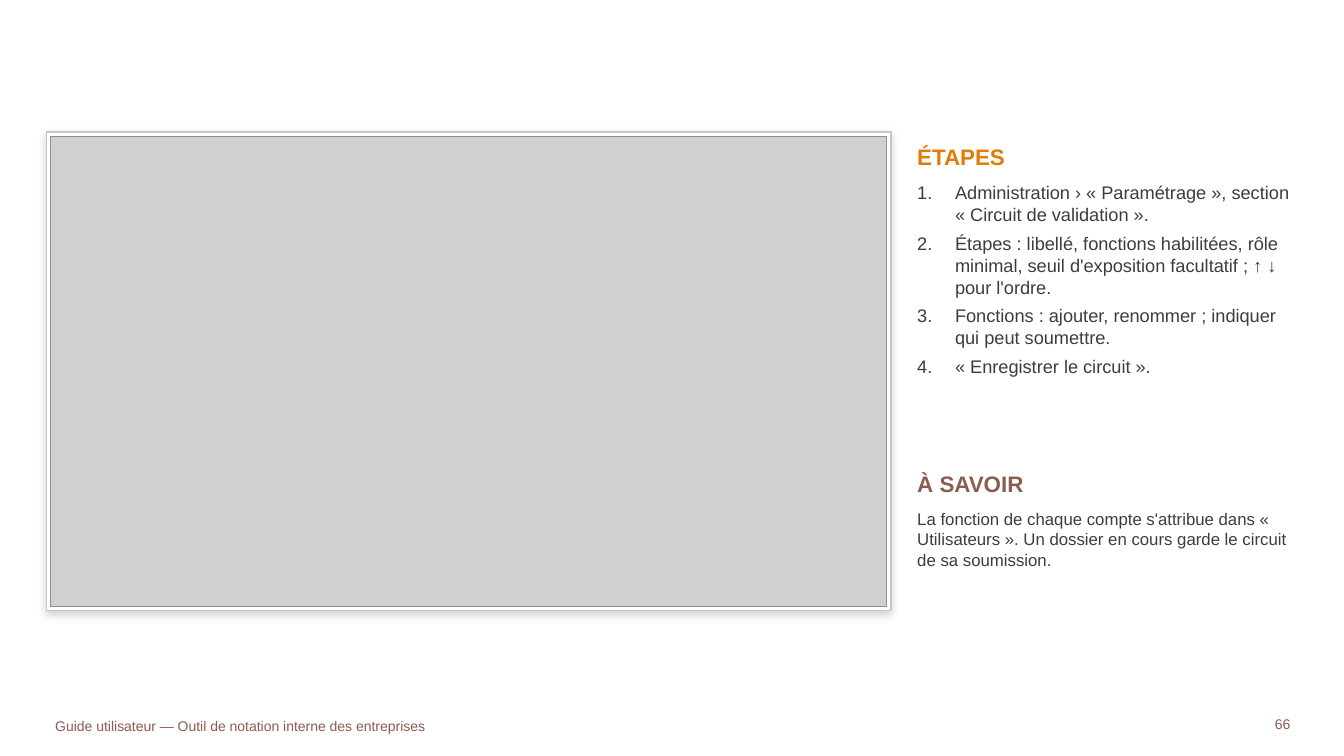
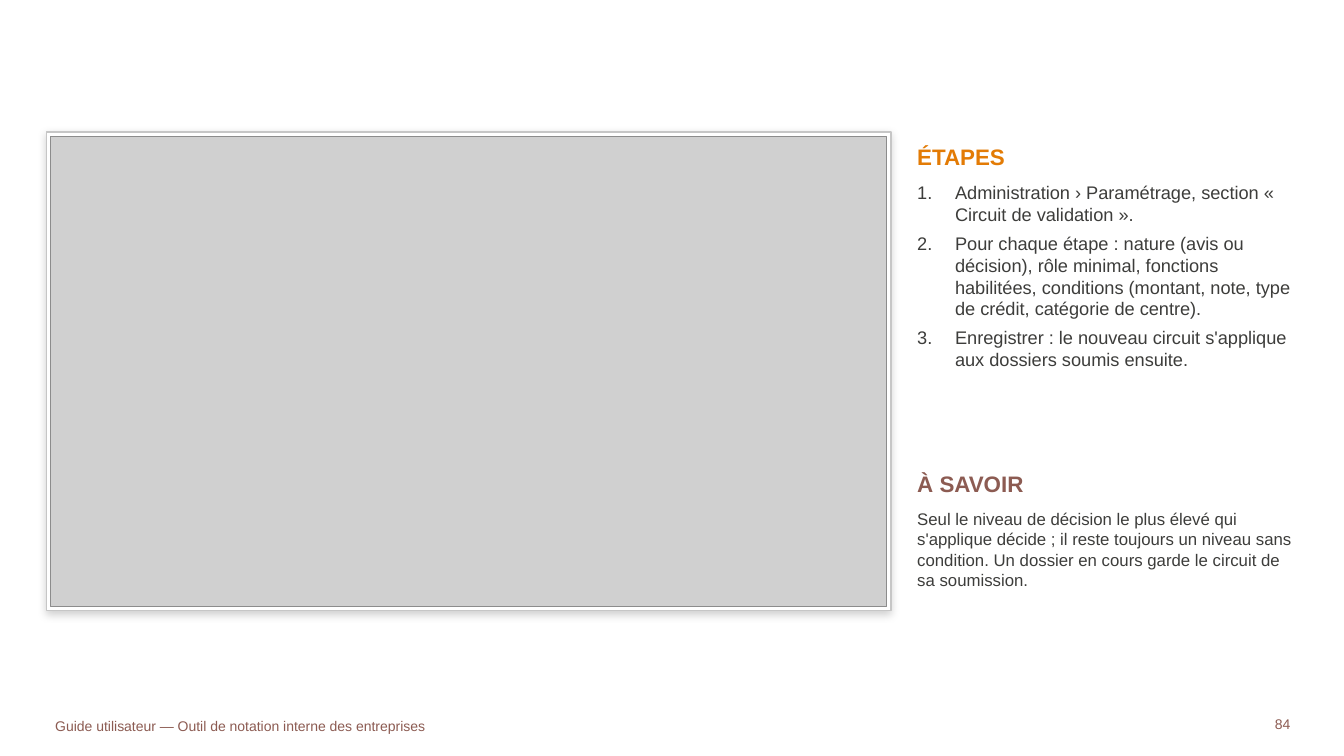
Before and after one commit to tariqeddoumi/Entreprise-scoring-cl, a slide deck: slide 84 of docs/guides/Guide_utilisateur_outil_notation.pptx (slide 66 before the commit). Drawn at 1344x756 pixels with LibreOffice and Linux fonts; fonts in the diff are those of the drawing; grey boxes stand for pictures; background and template pictures are left out. Boxes give left, top, right and bottom in pixels: in the first picture for what was removed or moved away, otherwise in the second. Text is boxed around its words. In the diff, an @@ line names an element or a change of style, - is before the commit and + after.

```diff
--- a/docs/guides/Guide_utilisateur_outil_notation.pptx
+++ b/docs/guides/Guide_utilisateur_outil_notation.pptx
@@ text at (955,185,1290,366): text changed @@
-1. Administration › « Paramétrage », section « Circuit de validation ».
-2. Étapes : libellé, fonctions habilitées, rôle minimal, seuil d'exposition facultatif ; ↑ ↓ pour l'ordre.
-3. Fonctions : ajouter, renommer ; indiquer qui peut soumettre.
-4. « Enregistrer le circuit ».
+1. Administration › Paramétrage, section « Circuit de validation ».
+2. Pour chaque étape : nature (avis ou décision), rôle minimal, fonctions habilitées, conditions (montant, note, type de crédit, catégorie de centre).
+3. Enregistrer : le nouveau circuit s'applique aux dossiers soumis ensuite.
@@ text at (917,512,1291,586): text changed @@
-La fonction de chaque compte s'attribue dans « Utilisateurs ». Un dossier en cours garde le circuit de sa soumission.
+Seul le niveau de décision le plus élevé qui s'applique décide ; il reste toujours un niveau sans condition. Un dossier en cours garde le circuit de sa soumission.
@@ page number at (1275,719,1291,729): text changed @@
-66
+84
```
Also in this commit, not shown: 14 other slides changed, 24 slides added, 1 other file.
